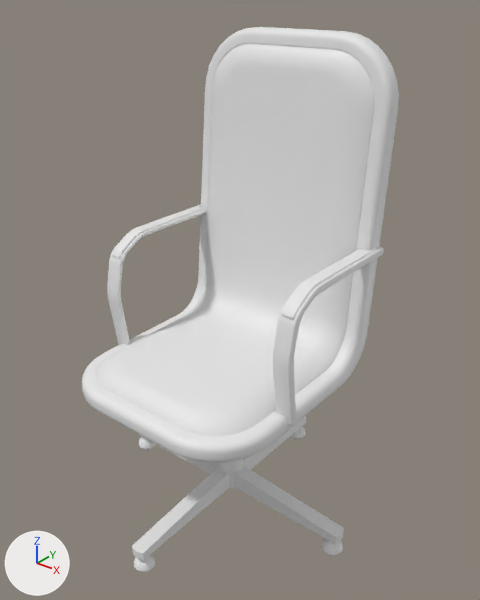
The FBX model Models/FBX/FBX_RollingChair.fbx as it was, and as the next commit left it.
Camera for both pictures: a camera (50 mm lens) standing at (0.943, -1.065, 1.336) and looking at (0.019, 0.089, 0.621). Every picture has the same lights, and +X, +Y and +Z are marked at lower left. Where no turn or scale is listed for an object, it has been applied to the vertices. Vertices at the same position are counted once.
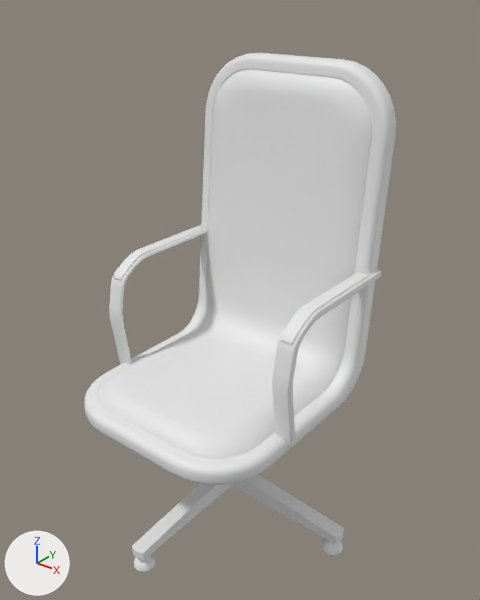
The change in detail:
me_cube_006 has 1300 vertices, 1266 faces and spans x -0.271..0.271, y -0.271..0.362, z 0.416..1.227.
me_cube_006 is used by ob_cube_001; location (0.0, 0.0, 0.0).
me_cube_006 part 2: the whole mesh is moved by (0.0, 0.0, -0.06).
me_cube_007 has 2602 vertices, 2516 faces and spans x -0.283..0.283, y -0.077..0.313, z 0.443..0.76.
me_cube_007 is used by ob_cube_002; location (0.0, 0.0, 0.0).
me_cube_007 part 1: the whole mesh is moved by (0.0, 0.0, -0.06).

Pixel boxes [x1, y1, x2, y2] of what changed, in the pictures (480 x 600 px):
'Cube.001', mesh moved
    before: [82, 27, 399, 462]
    after: [84, 53, 396, 485]
'Cube.002', mesh moved
    before: [107, 204, 384, 426]
    after: [109, 225, 381, 448]
